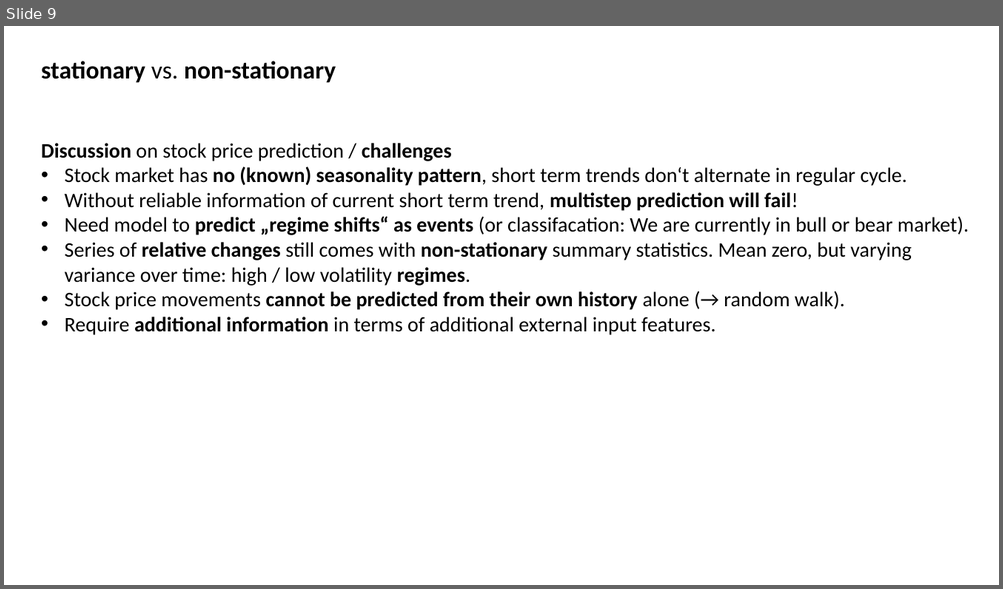
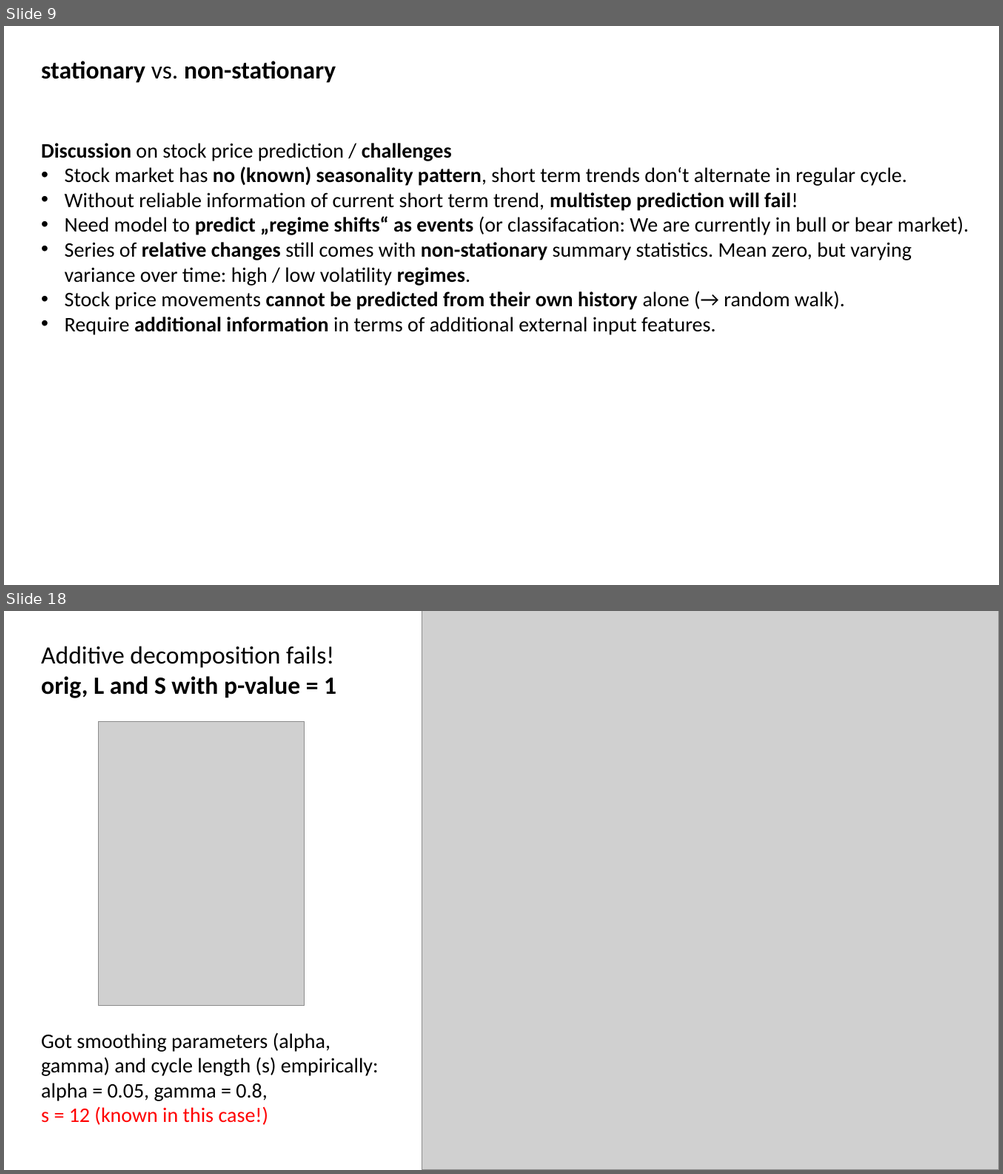
Before and after one commit to MarcoLandtHayen/EchoStateNetworks, a slide deck: ESN_wrapUP_decomposition_and_DeepESNs.pptx. Shown one above the other, each under a label of ours: slide 9 before the commit, slides 9 and 18 after it; the slides between them are not shown. The pictures are 1003x589 and 1003x1174 pixels, drawn with LibreOffice and Linux fonts; fonts in the diff are those of the drawing; grey boxes stand for pictures. Boxes give left, top, right and bottom in pixels: in the first picture for what was removed or moved away, otherwise in the second. Text is boxed around its words. In the diff, an @@ line names an element or a change of style, - is before the commit and + after.

Commit message:
finished wrap up on decomposition of timeseries and setting up ESN models

```diff
--- a/ESN_wrapUP_decomposition_and_DeepESNs.pptx
+++ b/ESN_wrapUP_decomposition_and_DeepESNs.pptx
@@ slide 18 added at (4,611,999,1170), background #FFFFFF @@
@@ picture added at (422,611,999,1170) @@
@@ text added at (41,646,336,698), 24 pt, text #000000 @@
+Additive decomposition fails!
+orig, L and S with p-value = 1
@@ picture added at (98,722,304,1006) @@
@@ text added at (41,1033,378,1125), 20 pt, text #000000 @@
+Got smoothing parameters (alpha, gamma) and cycle length (s) empirically:
+alpha = 0.05, gamma = 0.8,
+s = 12 (known in this case!)
```
Also in this commit, not shown: 12 other slides added, 2 other files.
